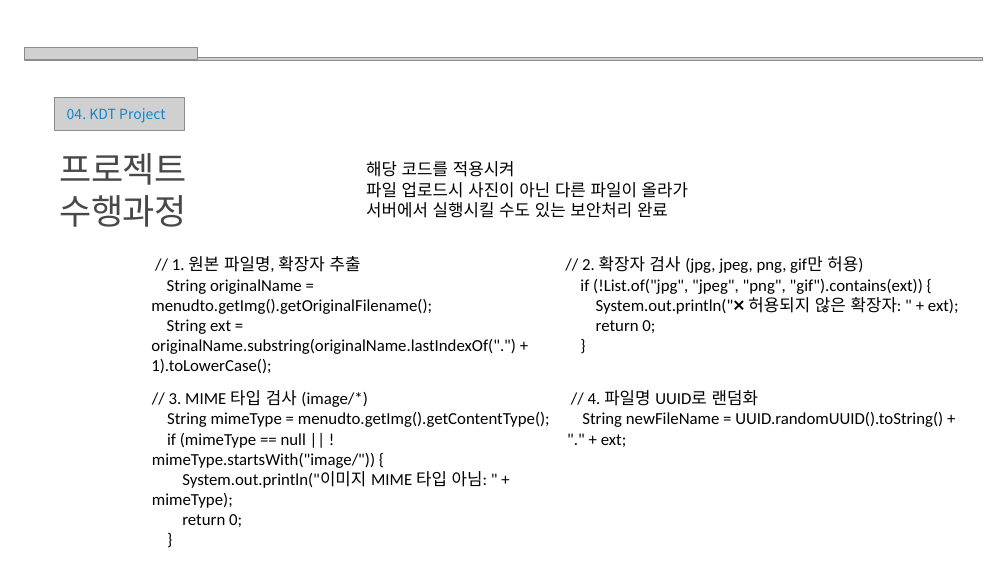
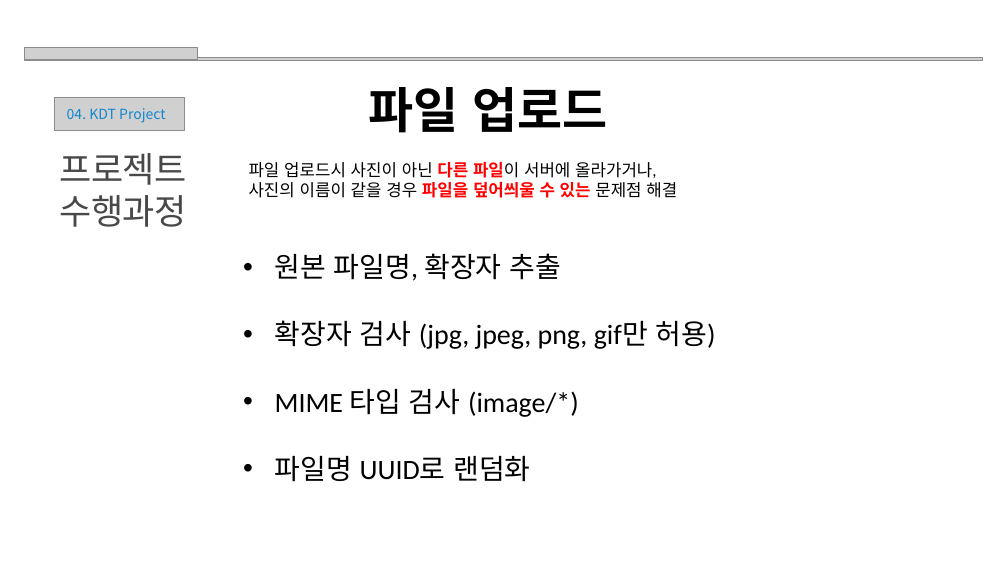
Before and after one commit to tlgus0020/kiosk, a slide deck: slide 7 of project정리/A조 2차 프로젝트 결과보고서.pptx. Drawn at 1008x567 pixels with LibreOffice and Linux fonts; fonts in the diff are those of the drawing; grey boxes stand for pictures. Boxes give left, top, right and bottom in pixels: in the first picture for what was removed or moved away, otherwise in the second. Text is boxed around its words. In the diff, an @@ line names an element or a change of style, - is before the commit and + after.

```diff
--- a/project정리/A조 2차 프로젝트 결과보고서.pptx
+++ b/project정리/A조 2차 프로젝트 결과보고서.pptx
@@ text added at (x1=368, y1=87, x2=607, y2=133), 70 pt, text #000000, bold @@
+파일 업로드
@@ text at (x1=249, y1=162, x2=677, y2=198): text changed @@
-해당 코드를 적용시켜
-파일 업로드시 사진이 아닌 다른 파일이 올라가 서버에서 실행시킬 수도 있는 보안처리 완료
+파일 업로드시 사진이 아닌 다른 파일이 서버에 올라가거나,
+사진의 이름이 같을 경우 파일을 덮어씌울 수 있는 문제점 해결
@@ text at (x1=275, y1=253, x2=716, y2=482): text changed; size 24 to 40 pt @@
-// 1. 원본 파일명, 확장자 추출
-String originalName = menudto.getImg().getOriginalFilename();
-String ext = originalName.substring(originalName.lastIndexOf(".") + 1).toLowerCase();
+• 원본 파일명, 확장자 추출
+• 확장자 검사 (jpg, jpeg, png, gif만 허용)
+• MIME 타입 검사 (image/*)
+• 파일명 UUID로 랜덤화
@@ text removed at (x1=580, y1=256, x2=959, y2=333) @@
-// 2. 확장자 검사 (jpg, jpeg, png, gif만 허용)
-if (!List.of("jpg", "jpeg", "png", "gif").contains(ext)) {
-System.out.println("❌ 허용되지 않은 확장자: " + ext);
-return 0;
-}
@@ text removed at (x1=152, y1=390, x2=550, y2=527) @@
-// 3. MIME 타입 검사 (image/*)
-String mimeType = menudto.getImg().getContentType();
-if (mimeType == null || !mimeType.startsWith("image/")) {
-System.out.println("이미지 MIME 타입 아님: " + mimeType);
-return 0;
-}
@@ text removed at (x1=582, y1=390, x2=943, y2=447) @@
-// 4. 파일명 UUID로 랜덤화
-String newFileName = UUID.randomUUID().toString() + "." + ext;
```
Also in this commit, not shown: 4 other slides changed.
